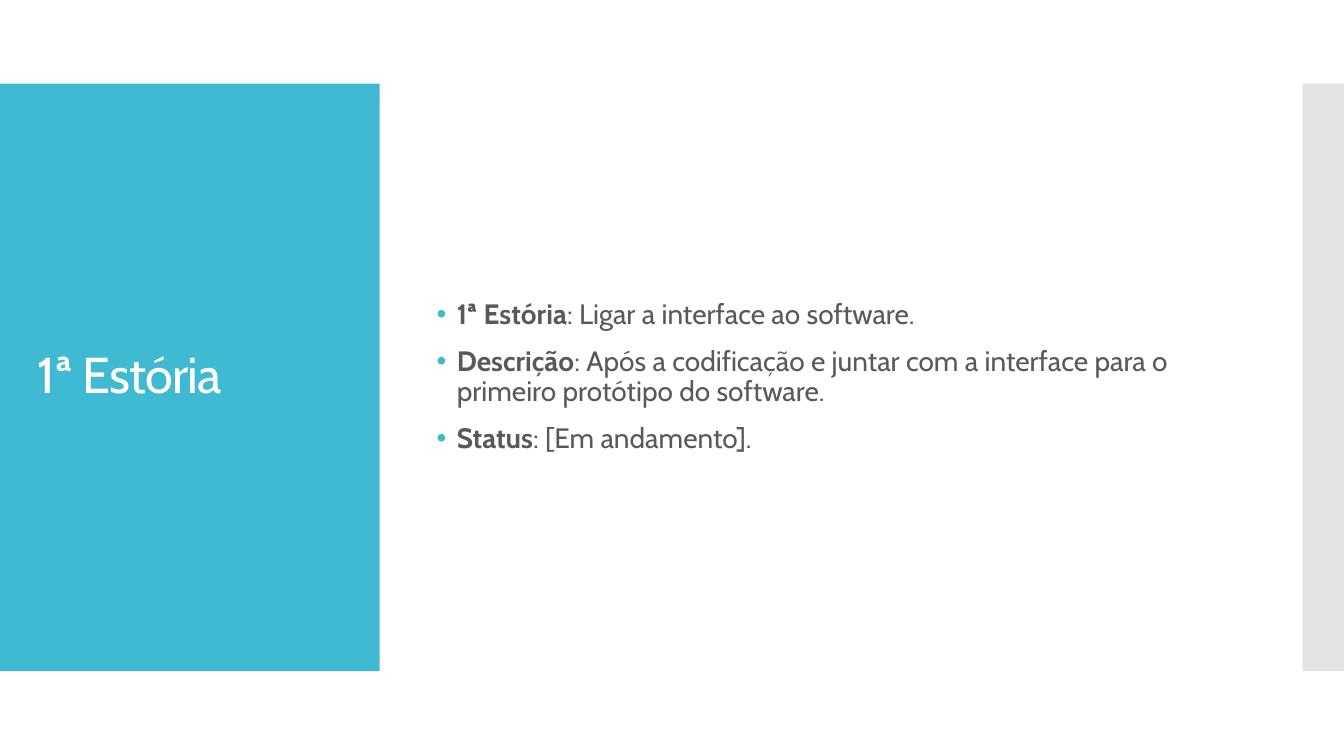
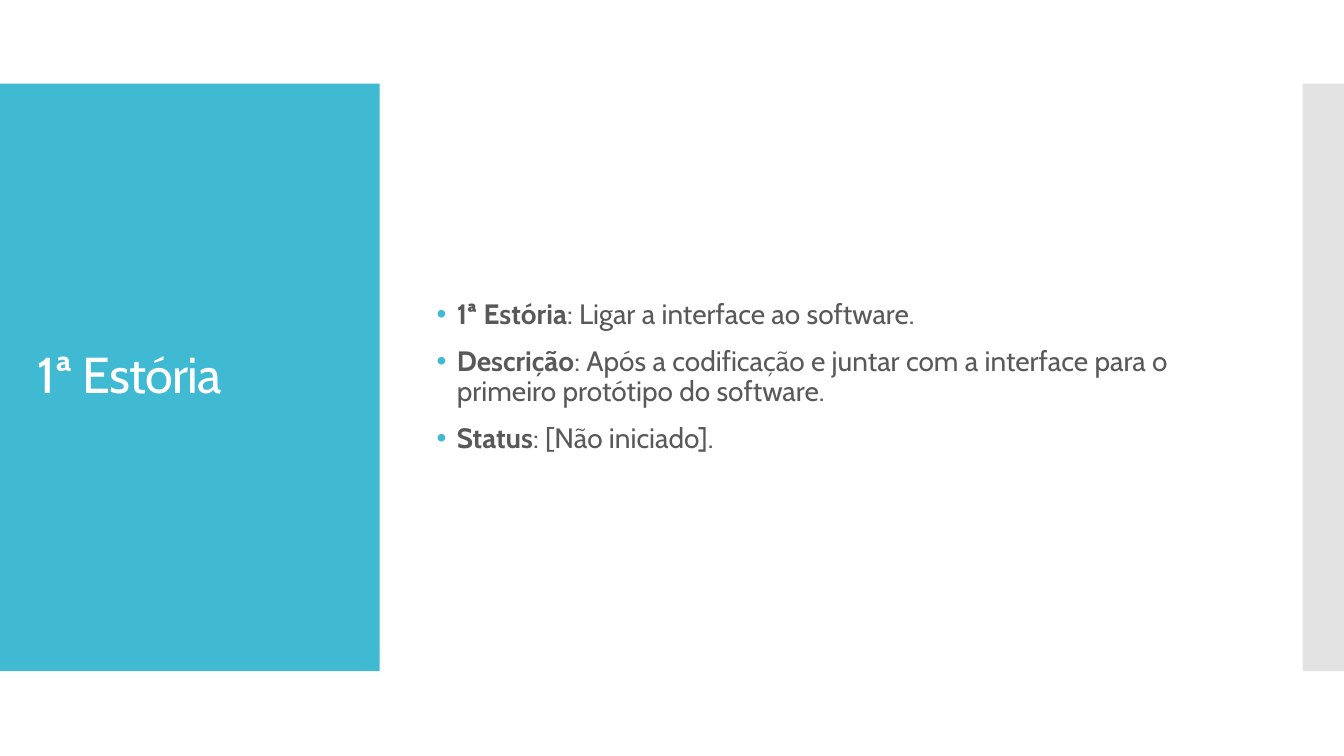
Before and after one commit to AlexandroGonSan/Projeto_final_POO_2018.2, a slide deck: slide 7 of Sprints/Sprint_003 da equipe.pptx. Drawn at 1344x756 pixels with LibreOffice and Linux fonts; fonts in the diff are those of the drawing. Boxes give left, top, right and bottom in pixels: in the first picture for what was removed or moved away, otherwise in the second. Text is boxed around its words. In the diff, an @@ line names an element or a change of style, - is before the commit and + after.

```diff
--- a/Sprints/Sprint_003 da equipe.pptx
+++ b/Sprints/Sprint_003 da equipe.pptx
@@ text at [457,427,714,452]: text changed @@
-• Status: [Em andamento].
+• Status: [Não iniciado].
```
Also in this commit, not shown: 2 other slides changed.
